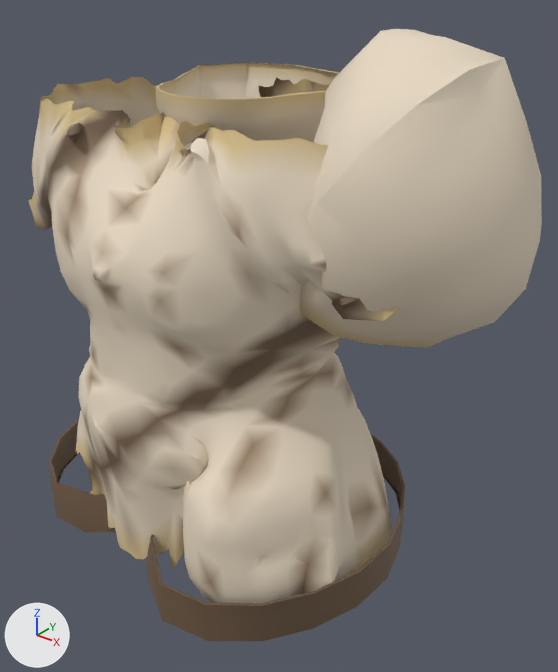
The glTF model assets_src/armor/kargan_1/leather_b_chest.glb, before and after one commit.
One viewpoint serves both versions: a 50 mm lens placed at (0.735, -0.8, 1.766), pointed at (0.085, 0.013, 1.263). Every picture has the same lights, and +X, +Y and +Z are marked at lower left. The picture after the commit comes second. Vertices at exactly the same position are counted once.

Objects in the first picture: 'leather_b_chest'.
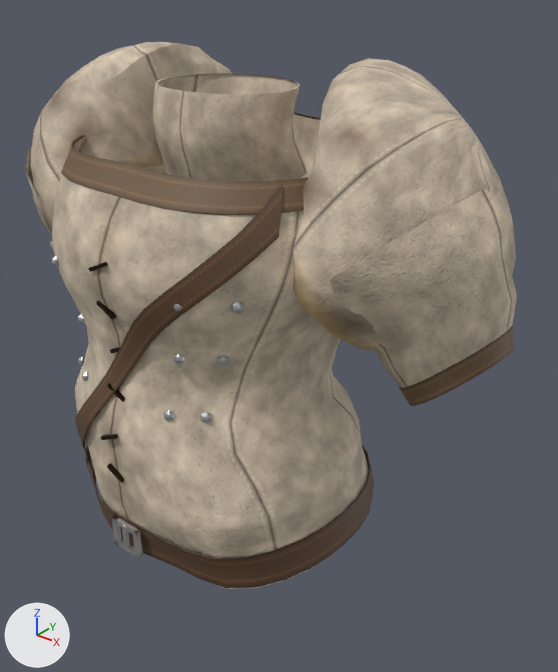
Boxes (x1, y1, x2, y2) around the edits, measured in the pictures (558 x 672 px):
'leather_b_chest', surface changed, reshaped (11% shorter): before (28, 29, 542, 641); after (26, 42, 517, 589)
part 1 of me_leather_b_chest, added: after (122, 525, 130, 551)
part 2 of me_leather_b_chest, rebuilt: before (28, 77, 401, 603); after (52, 114, 368, 589)
part 3 of me_leather_b_chest, rebuilt (8% narrower, 8% shorter): before (300, 29, 542, 348); after (293, 58, 516, 351)
part 4 of me_leather_b_chest, rebuilt: before (156, 63, 340, 143); after (153, 73, 307, 181)
part 5 of me_leather_b_chest, rebuilt: before (49, 419, 405, 641); after (86, 442, 374, 588)
part 6 of me_leather_b_chest, added (brown): after (26, 42, 517, 559)

Diff of the bpy script that builds the scene:
```diff
--- a/assets_src/armor/kargan_1/leather_b_chest.glb.py
+++ b/assets_src/armor/kargan_1/leather_b_chest.glb.py
@@ img_strap_c_png @@
+img_strap_c_png = load_image('strap_c.png', '../textures/strap_c.png', 128, 64, 'sRGB')
@@ img_strap_n_png @@
+img_strap_n_png = load_image('strap_n.png', '../textures/strap_n.png', 128, 64, 'Non-Color')
@@ img_strap_orm_png @@
+img_strap_orm_png = load_image('strap_orm.png', '../textures/strap_orm.png', 128, 64, 'Non-Color')
@@ img_leather_orm_png @@
+img_leather_orm_png = load_image('leather_orm.png', '../textures/leather_orm.png', 256, 256, 'Non-Color')
@@ img_leather_c_png @@
+img_leather_c_png = load_image('leather_c.png', '../textures/leather_c.png', 256, 256, 'sRGB')
@@ img_leather_n_png @@
+img_leather_n_png = load_image('leather_n.png', '../textures/leather_n.png', 256, 256, 'Non-Color')
@@ mat_leather @@
 mat_leather = bpy.data.materials.new('leather')
-# nodes: BsdfPrincipled, OutputMaterial, VertexColor
+# nodes: BsdfPrincipled, Mix, NormalMap, OutputMaterial, SeparateColor, TexImage x3, VertexColor
+# uses the picture img_leather_c_png
+# uses the picture img_leather_n_png
+# uses the picture img_leather_orm_png
@@ mat_strap @@
+mat_strap = bpy.data.materials.new('strap')
+# uses the picture img_strap_c_png
+# uses the picture img_strap_n_png
+# uses the picture img_strap_orm_png
@@ mat_iron @@
+mat_iron = bpy.data.materials.new('iron')
+mat_iron.use_nodes = True; mat_iron.node_tree.nodes.clear()
+_N = mat_iron.node_tree.nodes; _L = mat_iron.node_tree.links
+n0 = _N.new('ShaderNodeBsdfPrincipled'); n0.name = 'Principled BSDF'
+n0.inputs[1].default_value = 1.0  # 'Metallic'
+n0.inputs[2].default_value = 0.48  # 'Roughness'
+n1 = _N.new('ShaderNodeOutputMaterial'); n1.name = 'Material Output'
+n2 = _N.new('ShaderNodeVertexColor'); n2.name = 'Color Attribute'
+_L.new(n0.outputs[0], n1.inputs[0])  # 'BSDF' to 'Surface'
+_L.new(n2.outputs[0], n0.inputs[0])  # 'Color' to 'Base Color'
@@ me_leather_b_chest @@
 # used by ob_leather_b_chest; location = (0.0, 0.0, 0.0)
-me_leather_b_chest.from_pydata(...)  # 2268 vertices, 3963 faces; spans x -0.397..0.433, y -0.291..0.262, z 0.953..1.693
+me_leather_b_chest.from_pydata(...)  # 2694 vertices, 4688 faces; spans x -0.423..0.425, y -0.256..0.263, z 0.986..1.656
+# me_leather_b_chest part 1: a new loose piece, a box spanning x 0.0124..0.0184, y -0.2552..-0.2492, z 0.9975..1.041, in mat_iron
+# me_leather_b_chest part 2: the loose piece of 1827 vertices spanning x -0.397..0.394, y -0.252..0.23, z 0.953..1.603 is rebuilt with 720 vertices and now spans x -0.236..0.247, y -0.256..0.26, z 0.986..1.535
+# me_leather_b_chest part 3: the loose piece of 161 vertices spanning x 0.1..0.433, y -0.139..0.244, z 1.289..1.693 is rebuilt with 199 vertices and now spans x 0.106..0.404, y -0.125..0.23, z 1.29..1.656
+# me_leather_b_chest part 4: the loose piece of 140 vertices spanning x -0.195..0.174, y -0.089..0.262, z 1.508..1.613 is rebuilt with 256 vertices and now spans x -0.106..0.108, y -0.09..0.112, z 1.498..1.619
+# me_leather_b_chest part 5: the loose piece of 140 vertices spanning x -0.302..0.322, y -0.291..0.205, z 0.958..1.024 is rebuilt with 180 vertices and now spans x -0.232..0.252, y -0.247..0.166, z 0.992..1.047, in mat_strap
+# me_leather_b_chest part 6: 1331 vertices added at x -0.423..0.425, y -0.253..0.263, z 0.995..1.655
 me_leather_b_chest.materials.append(mat_leather)
+me_leather_b_chest.materials.append(mat_iron)
+me_leather_b_chest.materials.append(mat_strap)
```
